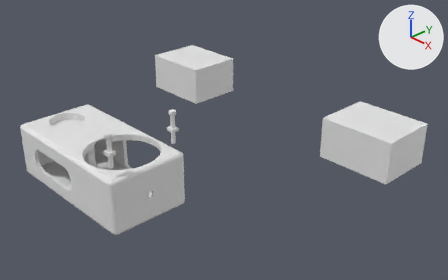
An edit to the Blender file [2026] Power Station Mini/Untitled.blend, drawn before and after from the same camera.
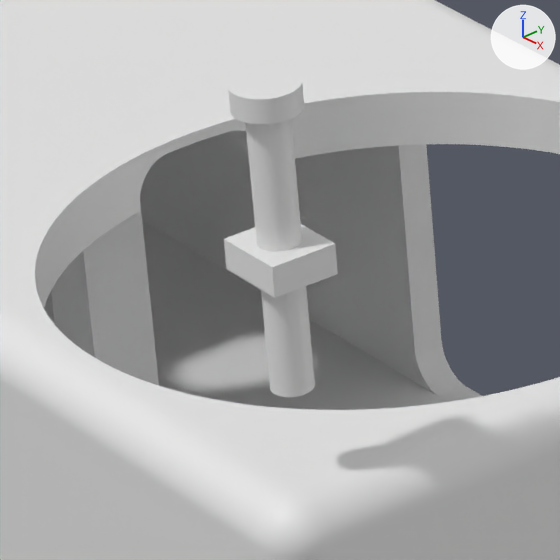
The first picture shows the older version from a camera (50 mm lens) standing at (0.3673, -0.2228, 0.2275) and looking at (0.0255, 0.1011, -0.0027). The close-ups show the older and then the newer version on the part from 18% to 31% of the width and 44% to 67% of the height of that picture. Only the edits that show in the close-ups are written down. Lighting does not change. The marker at upper right points along +X, +Y and +Z.

Script lines for the objects in view, before the commit:
```python
me_cube = bpy.data.meshes.new('Cube')
me_cube.from_pydata(...)  # 66786 vertices, 64008 faces; spans x -0.0709..0.0571, y -0.0312..0.0312, z -0.023..0.023
# faces by material slot: [63573, 23, 412]
me_cube.materials.append(mat_material)  # white #e7e7e7
me_cube.materials.append(mat_material_006)  # white #e7e7e7
me_cube.materials.append(mat_material_003)  # white #e7e7e7
me_cube_007 = bpy.data.meshes.new('Cube.007')
me_cube_007.from_pydata(...)  # a box spanning x -1.0..1.0, y -1.0..1.0, z -1.0..1.0
me_cylinder_005 = bpy.data.meshes.new('Cylinder.005')
me_cylinder_005.from_pydata(...)  # a 100-sided cylinder along z spanning x -1.0..1.0, y -1.0..1.0, z -1.0..1.0
ob_cube = bpy.data.objects.new('Cube', me_cube)
ob_cube.location = (0.0, 0.0, 0.0)
ob_cube.scale = (1.0, 1.04, 0.959)
ob_cube_006 = bpy.data.objects.new('Cube.006', me_cube_007)
ob_cube_006.location = (0.0512, -0.0267, 0.04)
ob_cube_006.scale = (0.00315, 0.00275, 0.00125)
ob_cylinder_004 = bpy.data.objects.new('Cylinder.004', me_cylinder_005)
ob_cylinder_004.location = (0.0512, -0.0267, 0.0406)
ob_cylinder_004.scale = (0.00165, 0.00165, 0.0115)
# also in view: 'Cube.004' at (-0.0221, 0.0, 0.0); 'Cylinder.003' at (0.0512, -0.0267, 0.0531)
```
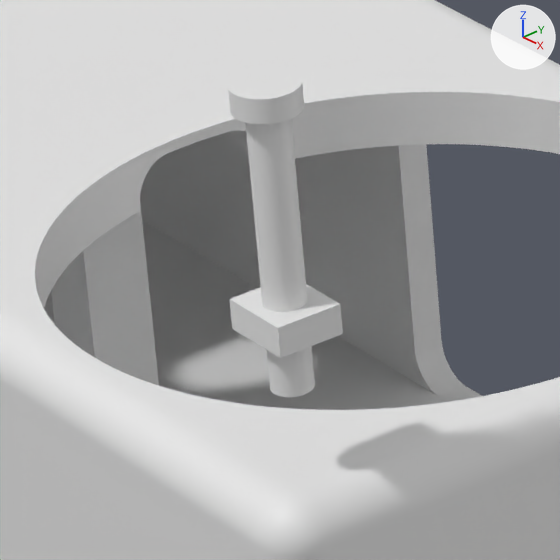
What the commit changed:
Object 'Cube.006' (ob_cube_006) moves from (0.0512, -0.0267, 0.04) to (0.0512, -0.0267, 0.035).

What differs and where, as boxes [x1, y1, x2, y2] in the close-ups (560 x 560 px):
'Cube.006', moved: before [224, 224, 338, 298]; after [229, 284, 343, 358]
